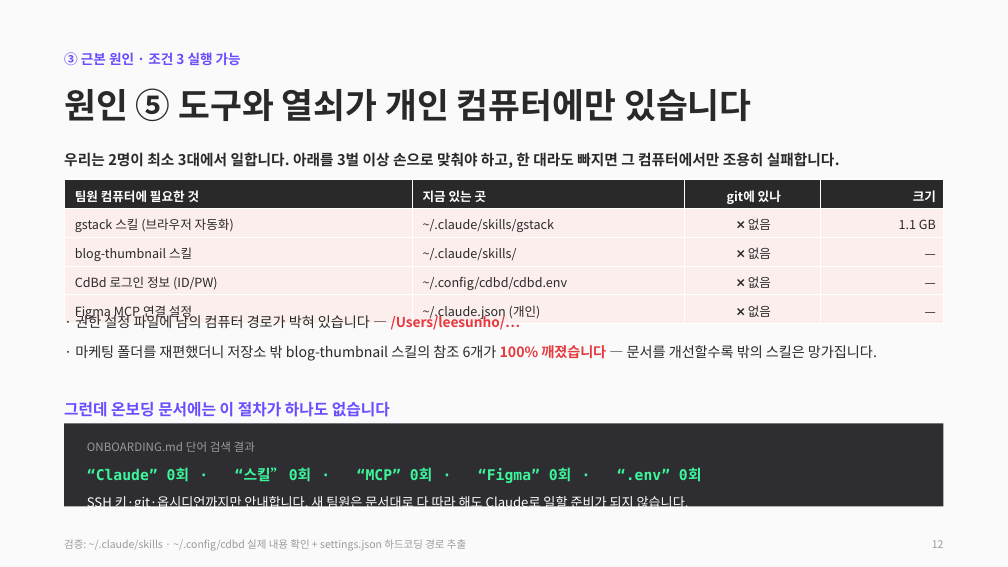
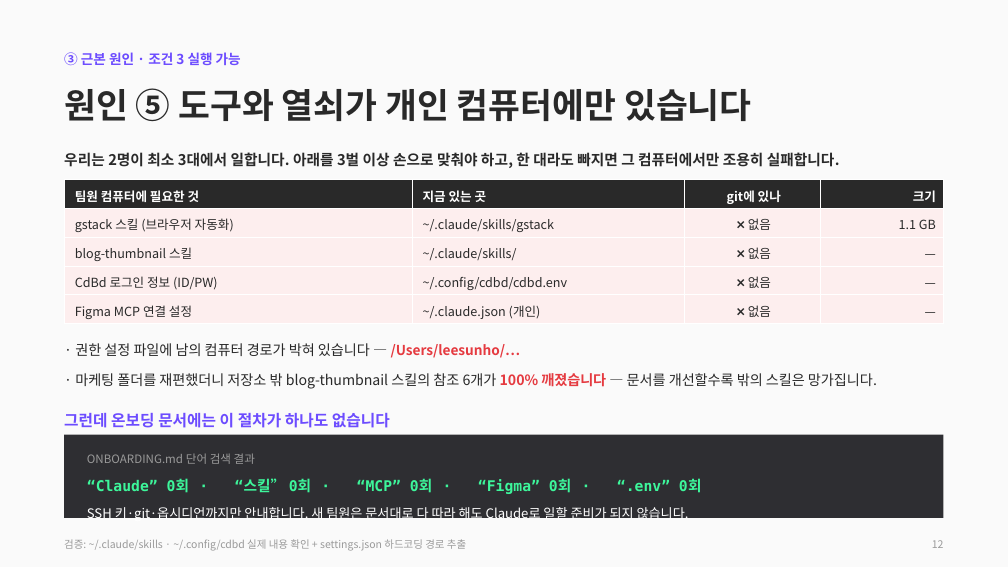
Before and after one commit to CdBd-in/design, a slide deck: slide 12 of CdBd 문서 체계 진단 및 개편 제안.pptx. Drawn at 1008x567 pixels with LibreOffice and Linux fonts; fonts in the diff are those of the drawing. Boxes give left, top, right and bottom in pixels: in the first picture for what was removed or moved away, otherwise in the second. Text is boxed around its words. In the diff, an @@ line names an element or a change of style, - is before the commit and + after.

Commit message:
vault backup: 2026-08-09 21:14:27

```diff
--- a/CdBd 문서 체계 진단 및 개편 제안.pptx
+++ b/CdBd 문서 체계 진단 및 개편 제안.pptx
@@ text "· 권한 설정 파일에 남의 ...": place and size @@
-text "· 권한 설정 파일에 남의 ..." at bbox=[75, 313, 877, 361]
+text "· 권한 설정 파일에 남의 ..." at bbox=[75, 343, 877, 389]
@@ 2 texts, 1 rectangle: place and size @@
-2 texts, 1 rectangle at bbox=[64, 402, 944, 511]
+2 texts, 1 rectangle at bbox=[64, 413, 944, 522]
```
